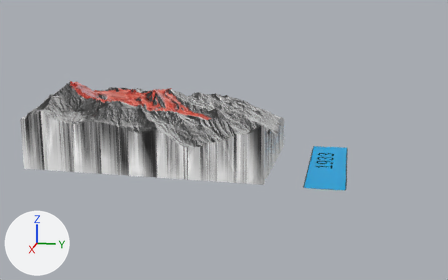
Before and after pictures for a commit that changed the glTF model public/models/glacier-in-time/Wrapper.gltf.
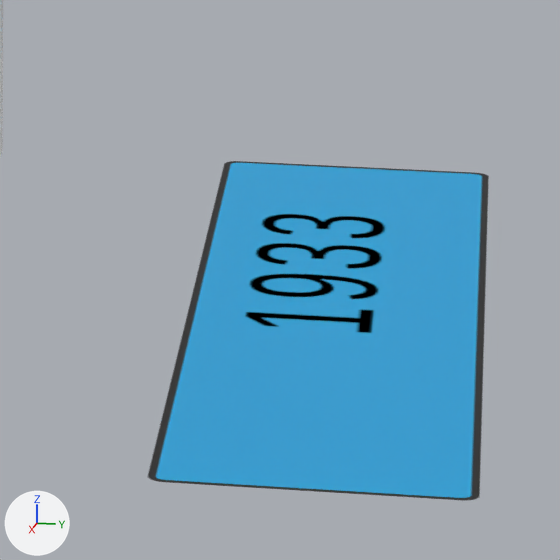
The first picture shows the older version from a 50 mm lens placed at (3.49, 1.07, 1.0), pointed at (0.0, 0.37, 0.13). The close-ups show the older and then the newer version on the part from 63% to 80% of the width and 45% to 71% of the height of that picture. Only the edits that show in the close-ups are written down. The axes (+X, +Y, +Z) are drawn at lower left. The lights are the same throughout. Both versions are drawn at frame 338 of the action 'GlacierAnimation'; the numbers are the values there.

In view in the first close-up: '1933.001', 'YearIcon' and 1 more.
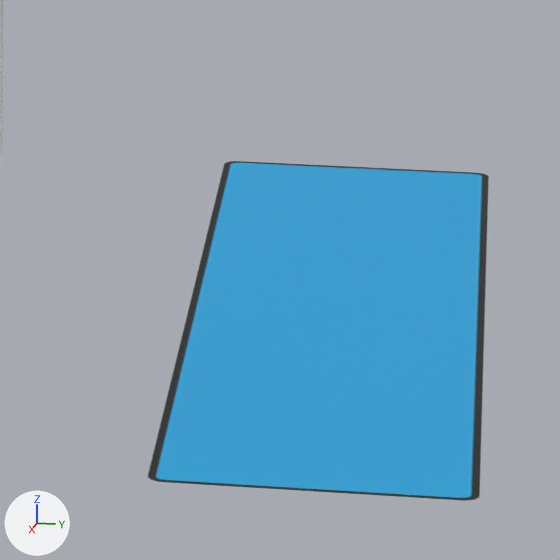
What differs and where, as boxes (x1, y1, x2, y2) in the close-ups (560 x 560 px):
```json
{"object": "1933.001", "change": "rescaled", "before": [246, 214, 385, 333], "on screen": "not visible afterwards"}
```

Edits to the scene script, one JSON object a line:
```json
{"op": "set", "path": "ob_1933_001.scale", "old": "(0.04, 0.04, 0.04)", "new": "(0.000126, 0.000126, 0.000126)"}
```
